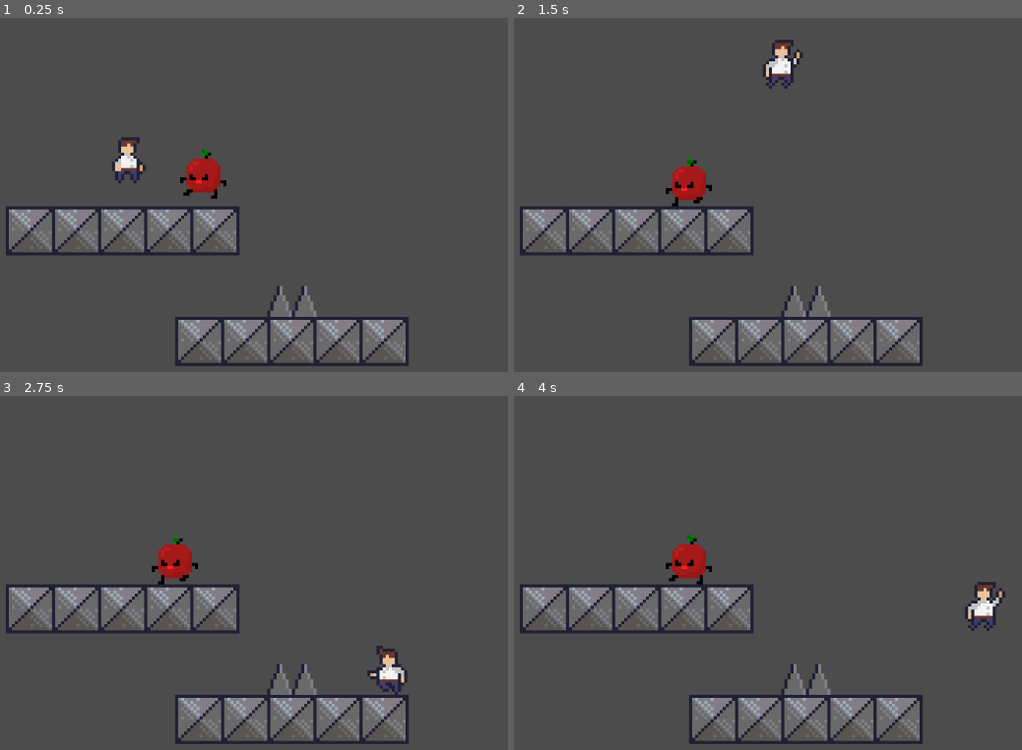
Above: before the commit, frames 1-4 (two rows, left to right).
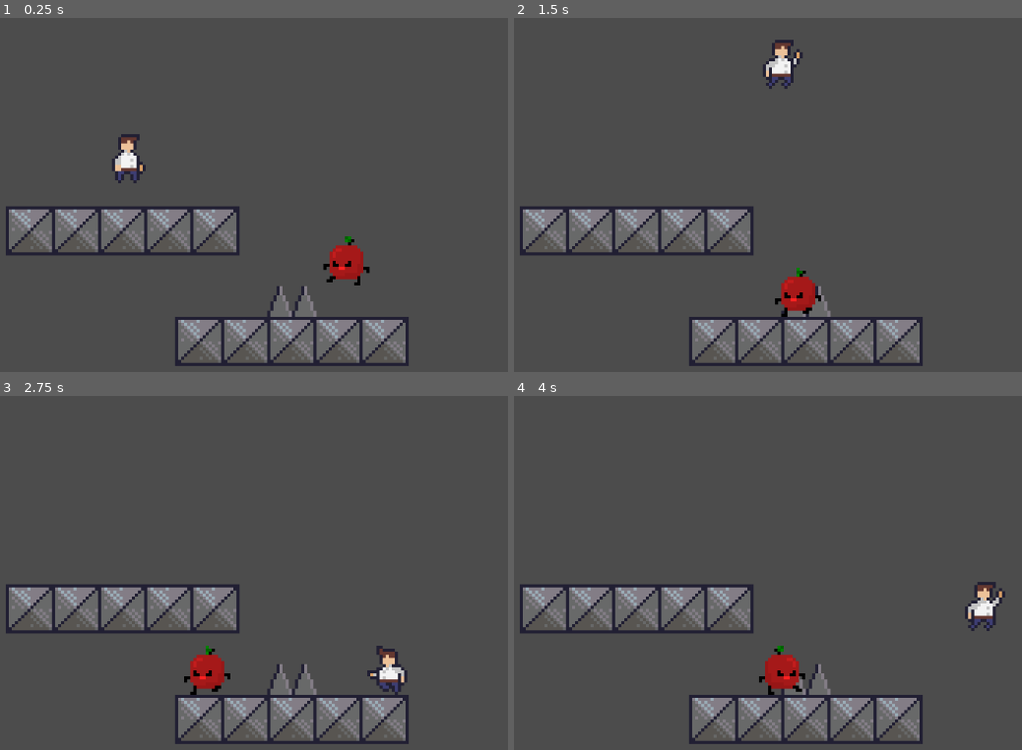
Above: after the commit, the same moments.

Repository: MichaelRRyan/godot-platformer-tutorial
Game: Godot game, scene res://Scenes/Gameplay.tscn
Same seed, same stepped clock (60 frames per second), same inputs: the game is played once before the commit and once after it.
Inputs:
- Up to frame 1 (0.25 s): no input
- Up to frame 2 (1.5 s): hold Right (move_right) from 0.53 s (still down); tap Space (jump) at 0.6, 0.77, 1.07, 1.35 s
- Up to frame 3 (2.75 s): tap Space (jump) at 1.52, 1.82, 2.1 s; release Right (move_right) at 2.03 s; hold Left (move_left) from 2.03 s (still down)
- Up to frame 4 (4 s): release Left (move_left) at 2.78 s; hold Right (move_right) from 2.78 s (still down); tap Space (jump) at 2.85, 3.02, 3.32, 3.6, 3.77 s

The runs differ from the first frame. In frame 1, 1.6% of the frame differs, in the area x 22-73%, y 32-76%; in frame 2, 1.4%; in frame 3, 1.4%; in frame 4, 1.4%.

Commit message:
Added enemy death and greater player damage zone

Diff:
--- a/Scenes/Enemy.tscn
+++ b/Scenes/Enemy.tscn
@@ -20,7 +20,13 @@
 } ]
 
 [sub_resource type="RectangleShape2D" id=4]
-extents = Vector2( 8, 8 )
+extents = Vector2( 8, 6 )
+
+[sub_resource type="RectangleShape2D" id=5]
+extents = Vector2( 10, 6 )
+
+[sub_resource type="RectangleShape2D" id=6]
+extents = Vector2( 6, 2 )
 
 [node name="Enemy" type="KinematicBody2D"]
 script = ExtResource( 2 )
@@ -31,7 +37,7 @@
 playing = true
 
 [node name="CollisionShape2D" type="CollisionShape2D" parent="."]
-visible = false
+position = Vector2( 0, 2 )
 shape = SubResource( 4 )
 
 [node name="WallCheckRay" type="RayCast2D" parent="."]
@@ -41,3 +47,17 @@
 [node name="GroundCheckRay" type="RayCast2D" parent="."]
 enabled = true
 cast_to = Vector2( 10, 10 )
+
+[node name="AttackArea" type="Area2D" parent="."]
+
+[node name="CollisionShape2D" type="CollisionShape2D" parent="AttackArea"]
+position = Vector2( 0, 2 )
+shape = SubResource( 5 )
+
+[node name="DamageArea" type="Area2D" parent="."]
+
+[node name="CollisionShape2D" type="CollisionShape2D" parent="DamageArea"]
+position = Vector2( 0, -6 )
+shape = SubResource( 6 )
+[connection signal="body_entered" from="AttackArea" to="." method="_on_AttackArea_body_entered"]
+[connection signal="body_entered" from="DamageArea" to="." method="_on_DamageArea_body_entered"]
--- a/Scenes/Gameplay.tscn
+++ b/Scenes/Gameplay.tscn
@@ -26,5 +26,5 @@
 [node name="Spike" parent="." instance=ExtResource( 3 )]
 
 [node name="Enemy" parent="." instance=ExtResource( 5 )]
-position = Vector2( 71.5005, 42.2074 )
+position = Vector2( 118.17, 70.3774 )
 [connection signal="died" from="Player" to="." method="_on_Player_died"]
--- a/Scenes/Player.tscn
+++ b/Scenes/Player.tscn
@@ -64,7 +64,6 @@
 [node name="AnimatedSprite" type="AnimatedSprite" parent="."]
 frames = SubResource( 7 )
 animation = "idle"
-frame = 1
 playing = true
 
 [node name="CollisionShape2D" type="CollisionShape2D" parent="."]
--- a/scripts/Enemy.gd
+++ b/scripts/Enemy.gd
@@ -14,15 +14,7 @@
 
 	velocity.y += gravity * delta
 
-	if $WallCheckRay.is_colliding():
-		var collider = $WallCheckRay.get_collider()
-
-		if collider.is_in_group("player"):
-			collider.take_damage()
-		else:
-			switch_direction()
-
-	elif !$GroundCheckRay.is_colliding():
+	if $WallCheckRay.is_colliding() or !$GroundCheckRay.is_colliding():
 		switch_direction()
 
 	velocity = move_and_slide(velocity)
@@ -33,3 +25,14 @@
 	$WallCheckRay.cast_to.x *= -1
 	$GroundCheckRay.cast_to.x *= -1
 	$AnimatedSprite.flip_h = velocity.x < 0.0
+
+
+func _on_AttackArea_body_entered(body):
+	if body.is_in_group("player"):
+		body.take_damage()
+
+
+func _on_DamageArea_body_entered(body):
+	if body.is_in_group("player"):
+		queue_free()
+		body.bounce()
--- a/scripts/Player.gd
+++ b/scripts/Player.gd
@@ -60,3 +60,7 @@
 
 func take_damage():
 	emit_signal("died")
+
+
+func bounce():
+	velocity.y = -jump_speed * 0.6
Not shown: 1 places in Scenes/Enemy.tscn that only renumber resources
